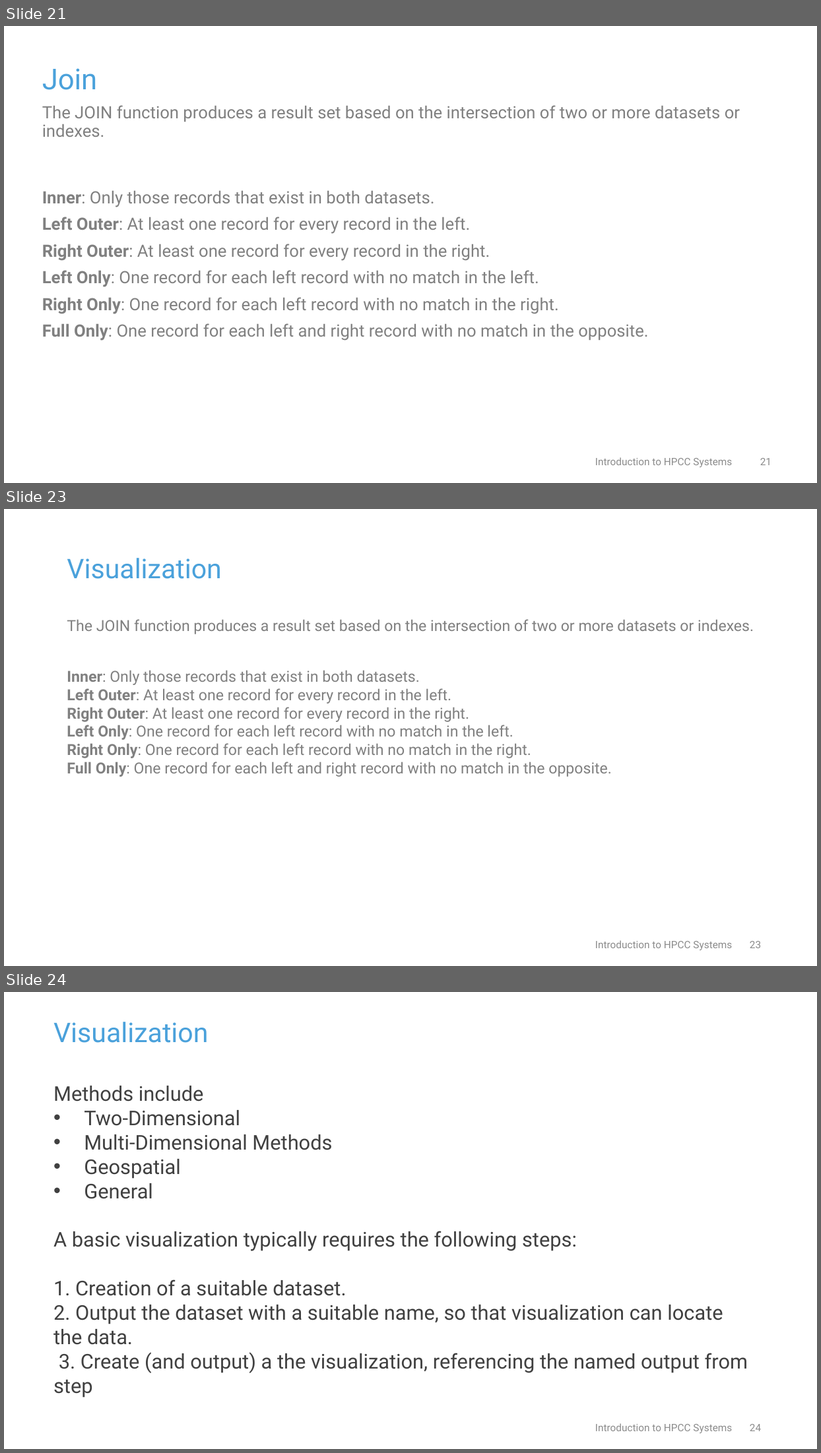
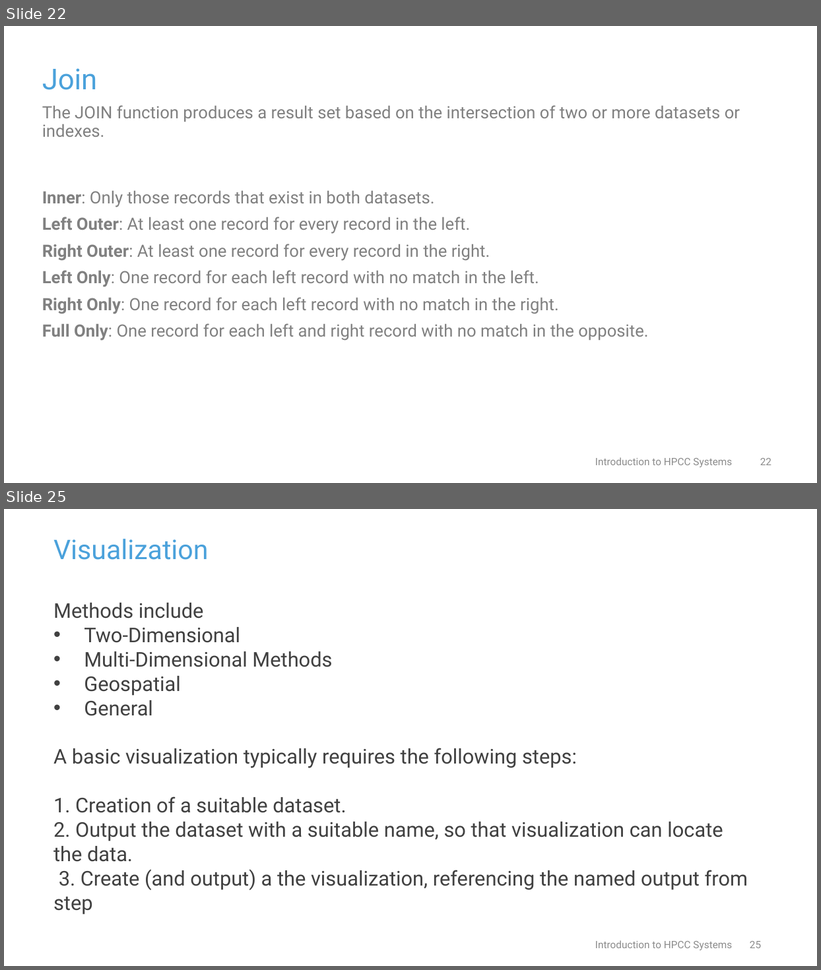
Before and after one commit to BaharF/CodeDay2019, a slide deck: CodeDay Presentation_Ver01.pptx. Shown one above the other, each under a label of ours: slides 21, 23 and 24 before the commit, slides 22 and 25 after it; the slides between them are not shown. The pictures are 821x1453 and 821x970 pixels, drawn with LibreOffice and Linux fonts; fonts in the diff are those of the drawing; background and template pictures are left out. Boxes give left, top, right and bottom in pixels: in the first picture for what was removed or moved away, otherwise in the second. Text is boxed around its words. In the diff, an @@ line names an element or a change of style, - is before the commit and + after.

```diff
--- a/CodeDay Presentation_Ver01.pptx
+++ b/CodeDay Presentation_Ver01.pptx
@@ slide 23 removed at <box>4,509,817,966</box>, background #FFFFFF @@
@@ text removed at <box>67,558,754,777</box> @@
-Visualization
-The JOIN function produces a result set based on the intersection of two or more datasets or indexes.
-Inner: Only those records that exist in both datasets.
-Left Outer: At least one record for every record in the left.
-Right Outer: At least one record for every record in the right.
-Left Only: One record for each left record with no match in the left.
-Right Only: One record for each left record with no match in the right.
-Full Only: One record for each left and right record with no match in the opposite.
@@ text removed at <box>595,941,732,951</box> @@
-Introduction to HPCC Systems
@@ page number removed at <box>750,941,761,949</box> @@
-23
@@ what was slide 21 is now slide 22 @@
@@ page number at <box>760,458,772,466</box>: text changed @@
-21
+22
@@ what was slide 24 is now slide 25 @@
@@ page number at <box>750,941,761,949</box>: text changed @@
-24
+25
```
Also in this commit, not shown: 2 slides changed, 2 slides added.
